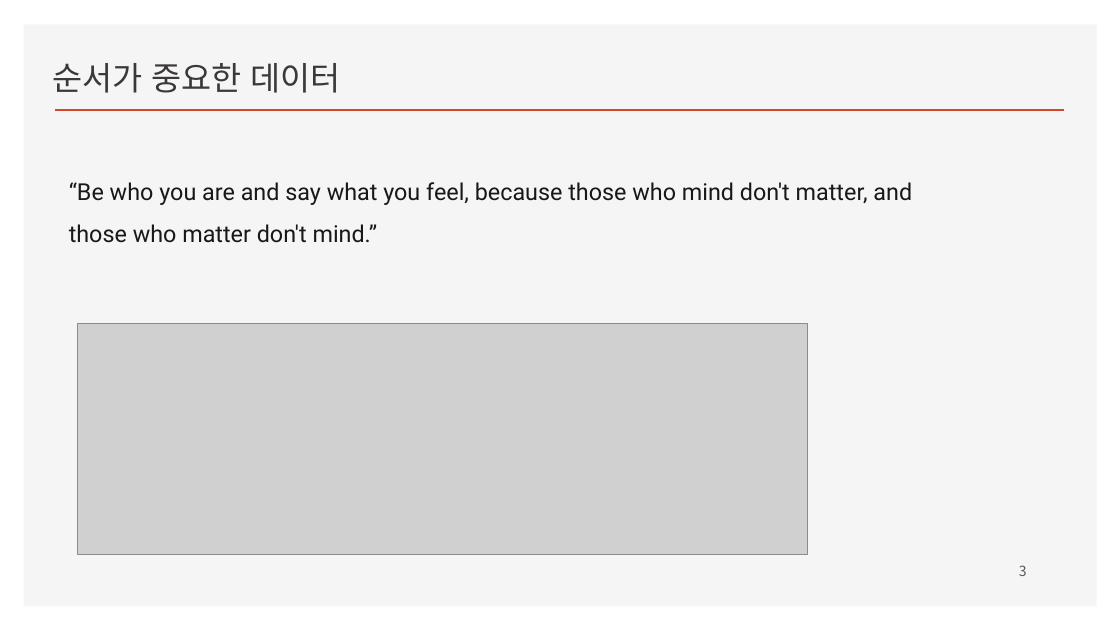
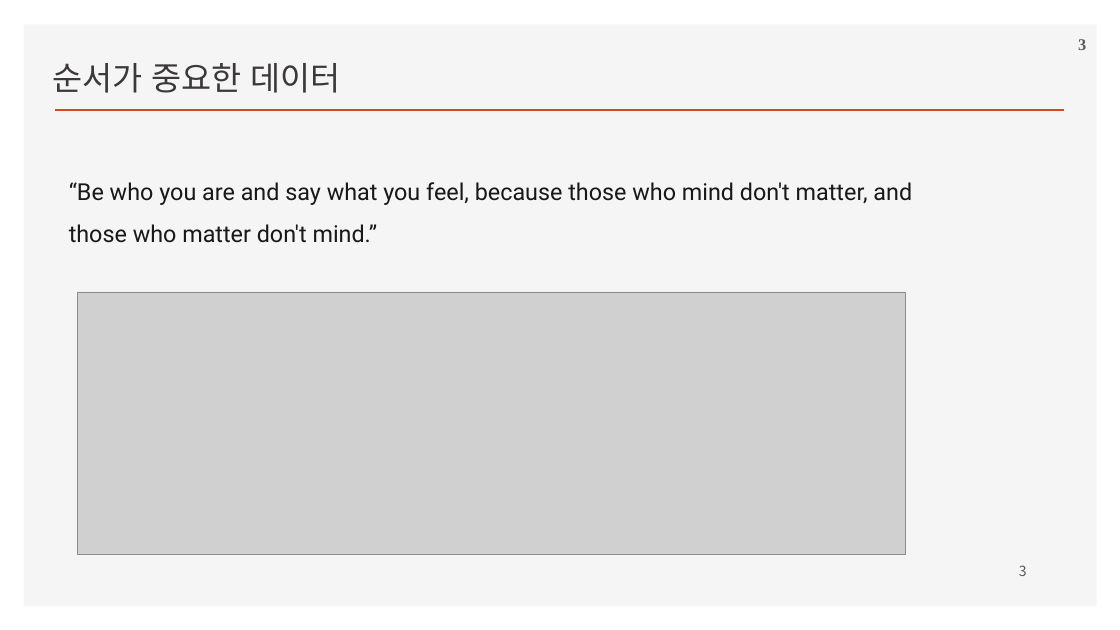
Before and after one commit to ancestor9/2026_Fall_Deep-Learning-with-Python, a slide deck: slide 3 of Chapter 13 Timeseries forecasting.pptx. Drawn at 1120x630 pixels with LibreOffice and Linux fonts; fonts in the diff are those of the drawing; grey boxes stand for pictures; background and template pictures are left out. Boxes give left, top, right and bottom in pixels: in the first picture for what was removed or moved away, otherwise in the second. Text is boxed around its words. In the diff, an @@ line names an element or a change of style, - is before the commit and + after.

```diff
--- a/Chapter 13 Timeseries forecasting.pptx
+++ b/Chapter 13 Timeseries forecasting.pptx
@@ page number added at [1078,39,1086,50], 14 pt, text #595959, bold @@
+3
@@ picture: place and size @@
-picture at [77,323,807,555]
+picture at [77,292,905,555]
```
Also in this commit, not shown: 2 other slides changed, 12 slides added.
